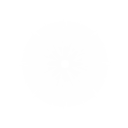
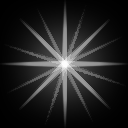
Comparing the layer stacks of the two 128 x 128 images. Changes:
renamed "Layer 1" to "Glow", opacity 100% → 50% over (x1=61, y1=60, x2=69, y2=68)
showed "Background" over (x1=0, y1=0, x2=128, y2=128)
